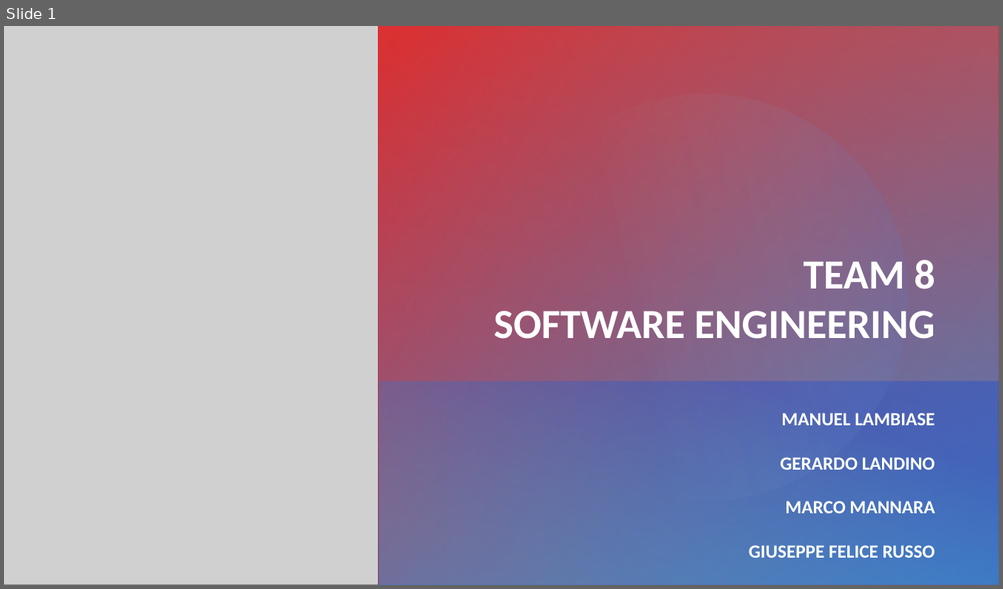
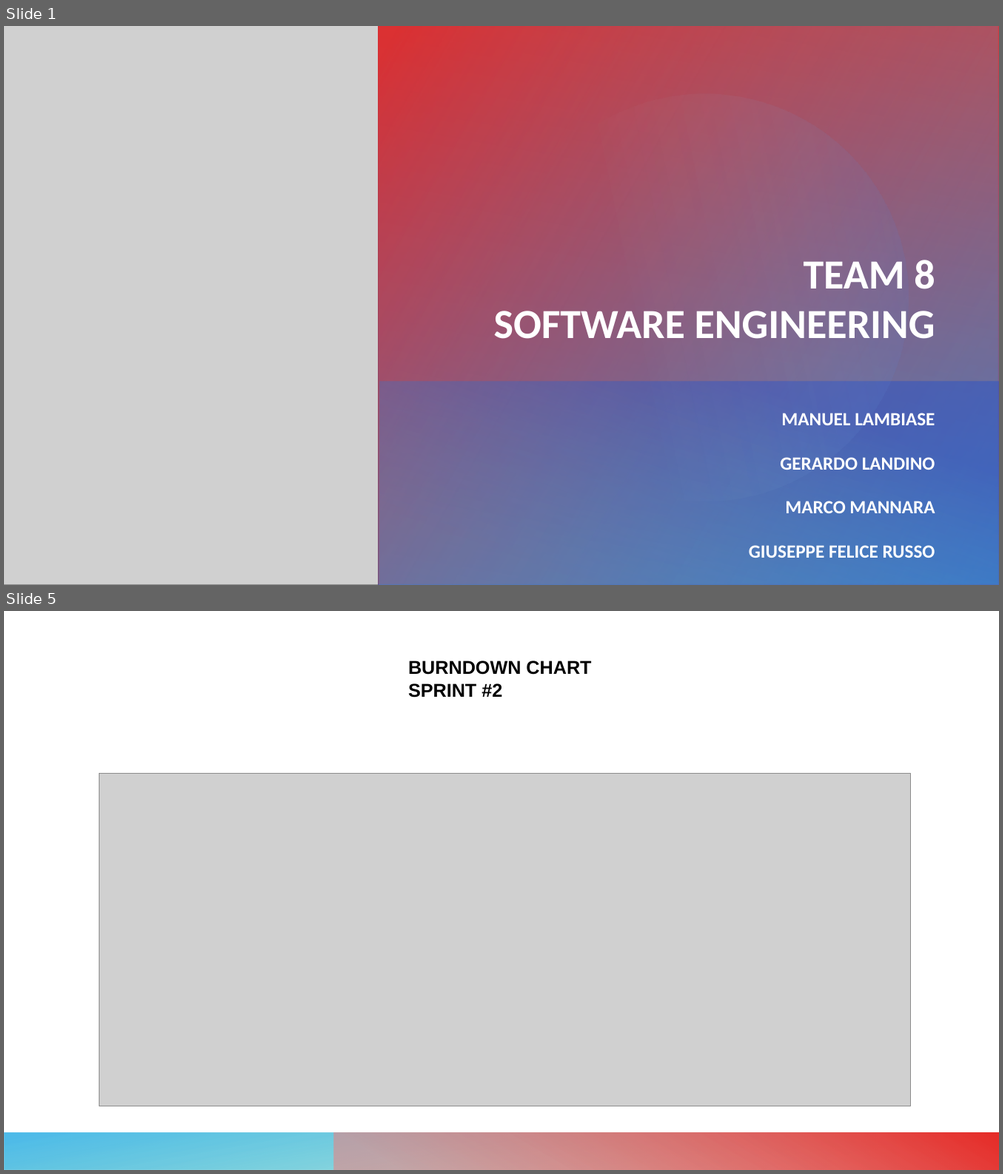
Before and after one commit to giuseppefrusso/Team8SE, a slide deck: Team 8.pptx. Shown one above the other, each under a label of ours: slide 1 before the commit, slides 1 and 5 after it; the slides between them are not shown. The pictures are 1003x589 and 1003x1174 pixels, drawn with LibreOffice and Linux fonts; fonts in the diff are those of the drawing; grey boxes stand for pictures. Boxes give left, top, right and bottom in pixels: in the first picture for what was removed or moved away, otherwise in the second. Text is boxed around its words. In the diff, an @@ line names an element or a change of style, - is before the commit and + after.

```diff
--- a/Team 8.pptx
+++ b/Team 8.pptx
@@ slide 5 added at [4, 611, 999, 1170], background #FFFFFF; not listed: 2 template elements that a slide beside it also shows @@
@@ text added at [408, 661, 591, 698], 18 pt, text #000000, bold @@
+BURNDOWN CHART
+SPRINT #2
@@ picture added at [99, 774, 910, 1106] @@
```
Also in this commit, not shown: 1 slide changed, 6 other slides added, 14 slides removed.
